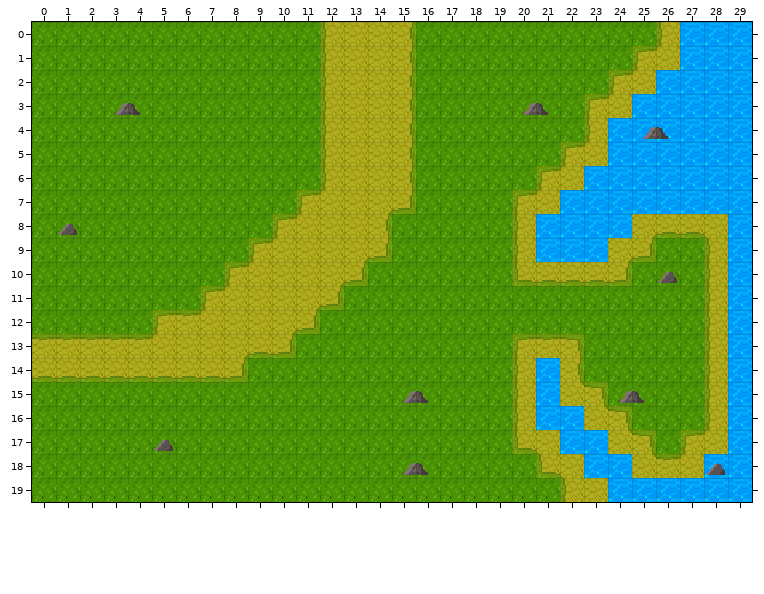
One commit to this Tiled map: Assets/Art/Tiles/Tiled/TileMaps/Route2.tmx. Above is the file before it was changed.
Cells are 16x16 px. Shown: x 0..29, y 0..19.
New version:
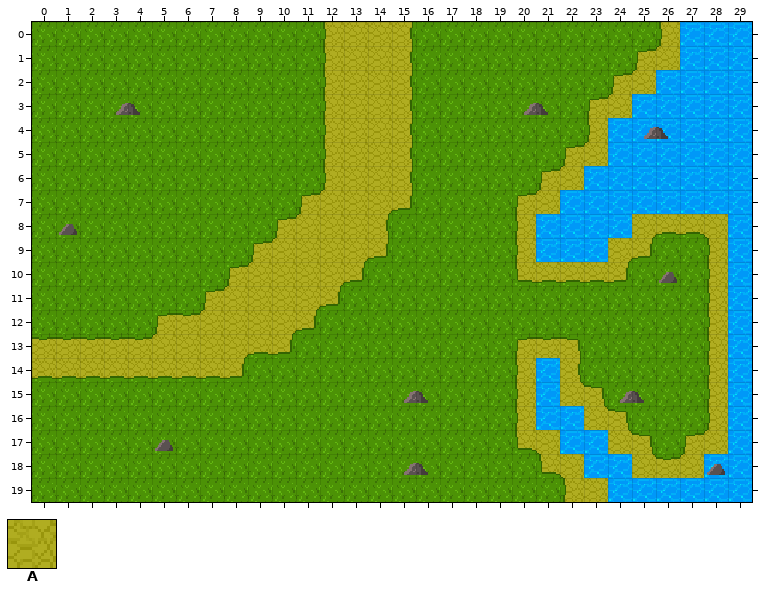
Key: from "WovenMoriGrassPath": A 1.
_ is an empty cell.
See-through tiles are keyed as they look on the map.
Difference:
Layer "layout" (now hidden):
Tile A is removed in row 0 at x 12, 15 and 26; in row 1 at x 12, 15 and 25; in row 2 at x 12, 15 and 24; in rows 3 to 4 at x 12, 15 and 23; in row 5 at x 12, 15 and 22; in row 6 at x 12, 15 and 21.
Tile A is removed in row 7 at x 11, 15 and 20; in row 8 at x 10, 14, 20 and 26 to 27; in row 9 at x 9, 14, 20, 25 and 28; in row 10 at x 8, 13, 20 to 24 and 28; in row 11 at x 7, 12 and 28; in row 12 at x 5 to 6, 11 and 28.
Tile A is removed in row 13 at x 0 to 4, 9 to 10, 20 to 22 and 28; in row 14 at x 0 to 8, 20, 22 and 28; in row 15 at x 20, 23 and 28; in row 16 at x 20, 24 and 28; in row 17 at x 20, 25 and 27; in row 18 at x 21 and 26.
Tile A is removed in row 19 at x 22.
